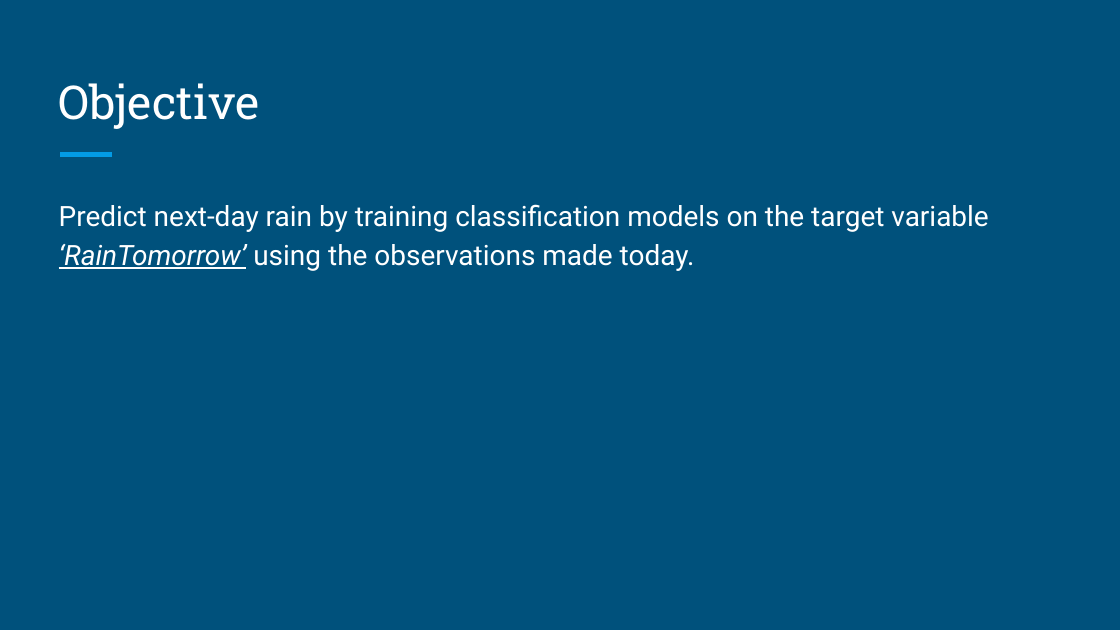
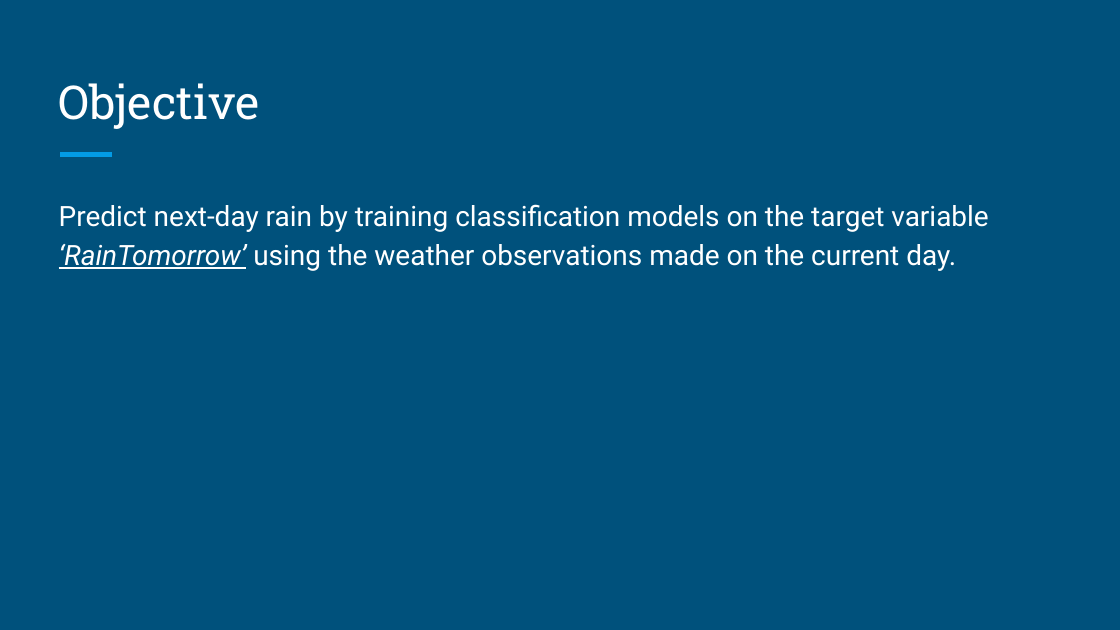
Before and after one commit to tanmayk26/FinalProject-Group3, a slide deck: slide 2 of Final-Group-Presentation/Final-Group-Presentation.pptx. Drawn at 1120x630 pixels with LibreOffice and Linux fonts; fonts in the diff are those of the drawing. Boxes give left, top, right and bottom in pixels: in the first picture for what was removed or moved away, otherwise in the second. Text is boxed around its words. In the diff, an @@ line names an element or a change of style, - is before the commit and + after.

```diff
--- a/Final-Group-Presentation/Final-Group-Presentation.pptx
+++ b/Final-Group-Presentation/Final-Group-Presentation.pptx
@@ text at (59, 204, 988, 271): text changed @@
-Predict next-day rain by training classification models on the target variable ‘RainTomorrow’ using the observations made today.
+Predict next-day rain by training classification models on the target variable ‘RainTomorrow’ using the weather observations made on the current day.
```
Also in this commit, not shown: 2 other slides changed, 9 slides added, 4 slides removed.
